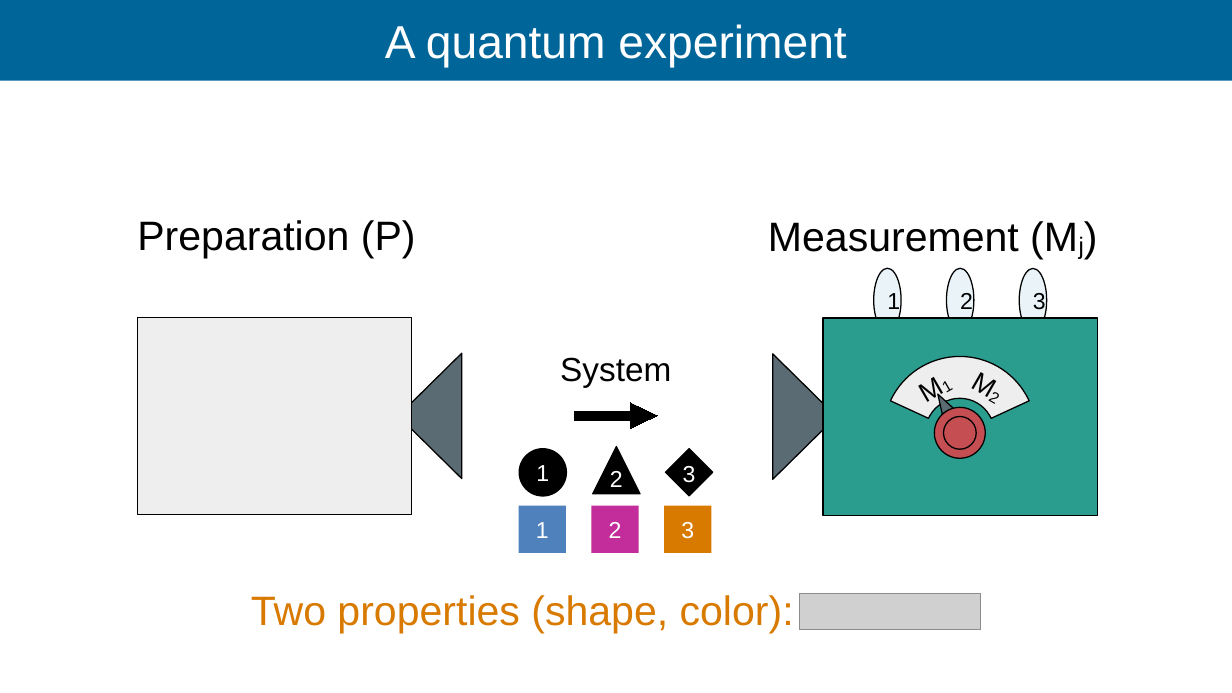
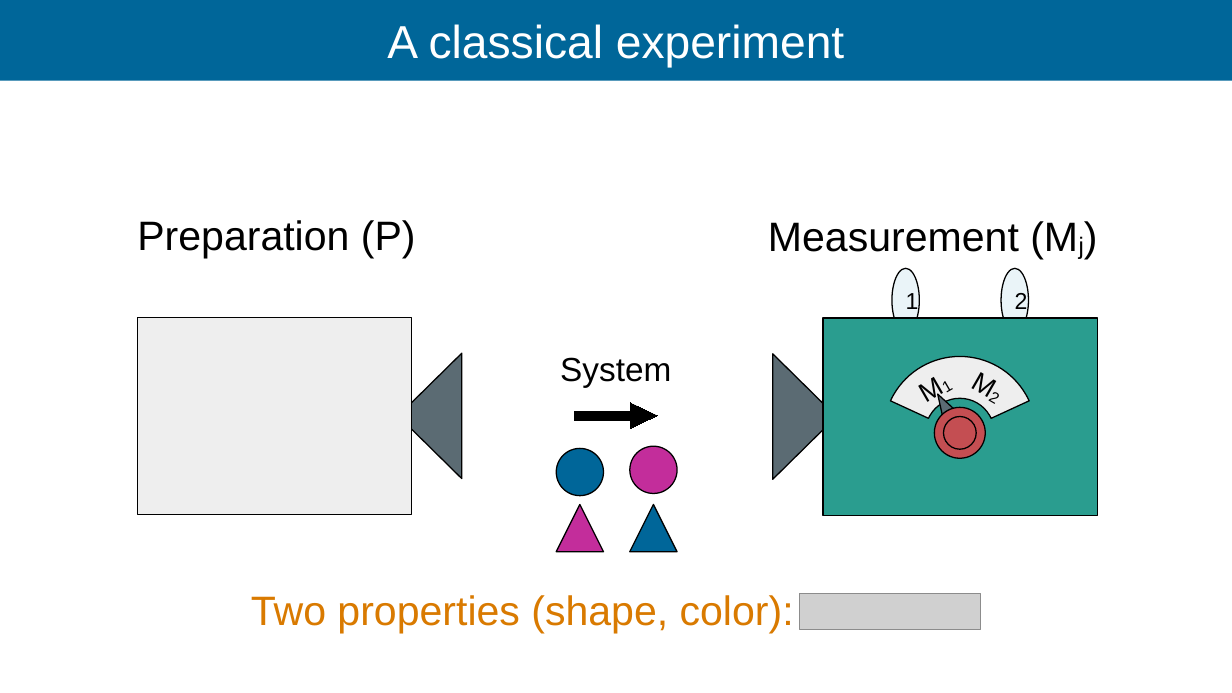
Before and after one commit to Ismaele-vincent/PhD, a slide deck: slide 26 of 2026/Talks/ILL Seminar/ILL seminar 2026 ver2.odp (slide 47 before the commit). Drawn at 1232x693 pixels with LibreOffice and Linux fonts; fonts in the diff are those of the drawing; grey boxes stand for pictures; background and template pictures are left out. Boxes give left, top, right and bottom in pixels: in the first picture for what was removed or moved away, otherwise in the second. Text is boxed around its words. In the diff, an @@ line names an element or a change of style, - is before the commit and + after.

```diff
--- a/2026/Talks/ILL Seminar/ILL seminar 2026 ver2.odp
+++ b/2026/Talks/ILL Seminar/ILL seminar 2026 ver2.odp
@@ title at bbox=[387, 24, 844, 68]: text changed @@
-A quantum experiment
+A classical experiment
@@ ellipse "1": place and size @@
-ellipse "1" at bbox=[874, 268, 901, 332]
+ellipse "1" at bbox=[892, 268, 920, 332]
@@ ellipse "2": place and size @@
-ellipse "2" at bbox=[947, 268, 974, 332]
+ellipse "2" at bbox=[1001, 269, 1029, 332]
@@ ellipse removed at bbox=[1019, 269, 1046, 332] @@
-3
@@ ellipse added at bbox=[556, 448, 603, 495], fill #006699, outline #000000 0.99 pt @@
@@ ellipse added at bbox=[630, 446, 677, 493], fill #C32D9B, outline #000000 0.99 pt @@
@@ group removed at bbox=[519, 449, 712, 496]: 2 texts, 1 ellipse, 1 diamond @@
-1
-2
-3
@@ rectangle removed at bbox=[518, 505, 565, 552] @@
-1
@@ triangle added at bbox=[556, 504, 603, 551], fill #C32D9B, outline #000000 0.99 pt @@
@@ rectangle removed at bbox=[591, 505, 638, 552] @@
-2
@@ triangle: place and size @@
-triangle at bbox=[593, 446, 640, 493]
+triangle at bbox=[630, 504, 677, 551]
@@ triangle at bbox=[630, 504, 677, 551]: fill #000000 to #006699 @@
@@ rectangle removed at bbox=[664, 505, 711, 552] @@
-3
```
Also in this commit, not shown: 14 other slides changed, 7 slides added, 56 slides removed, 19 other files.
